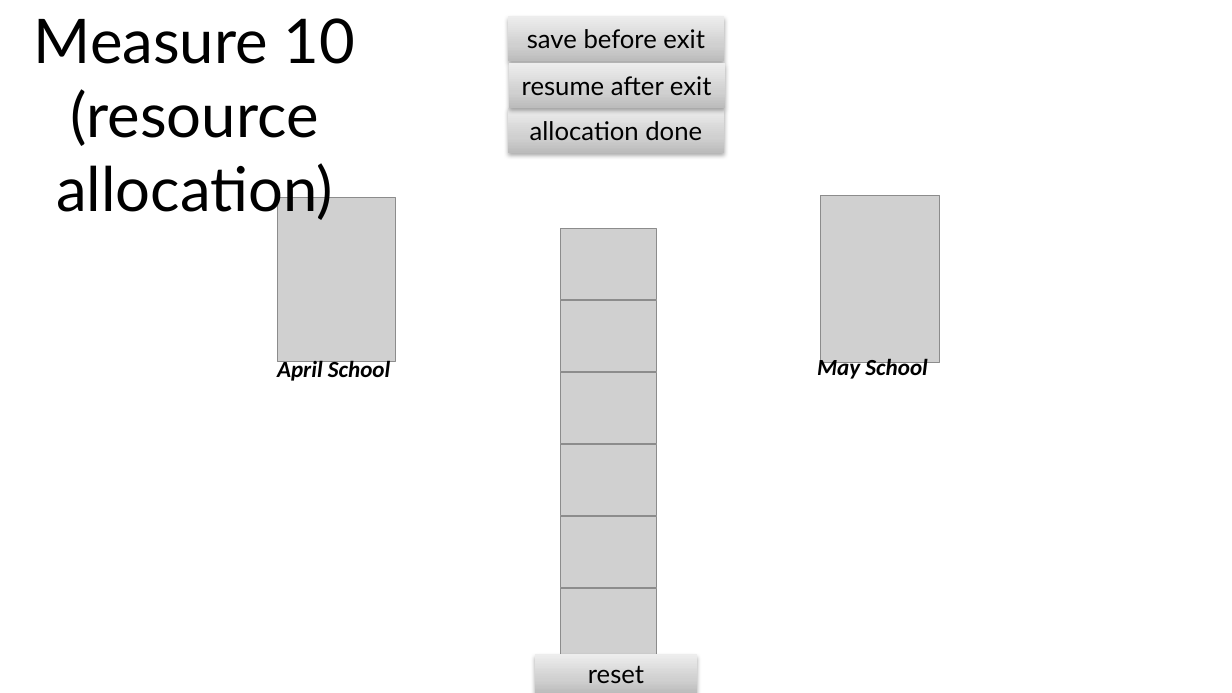
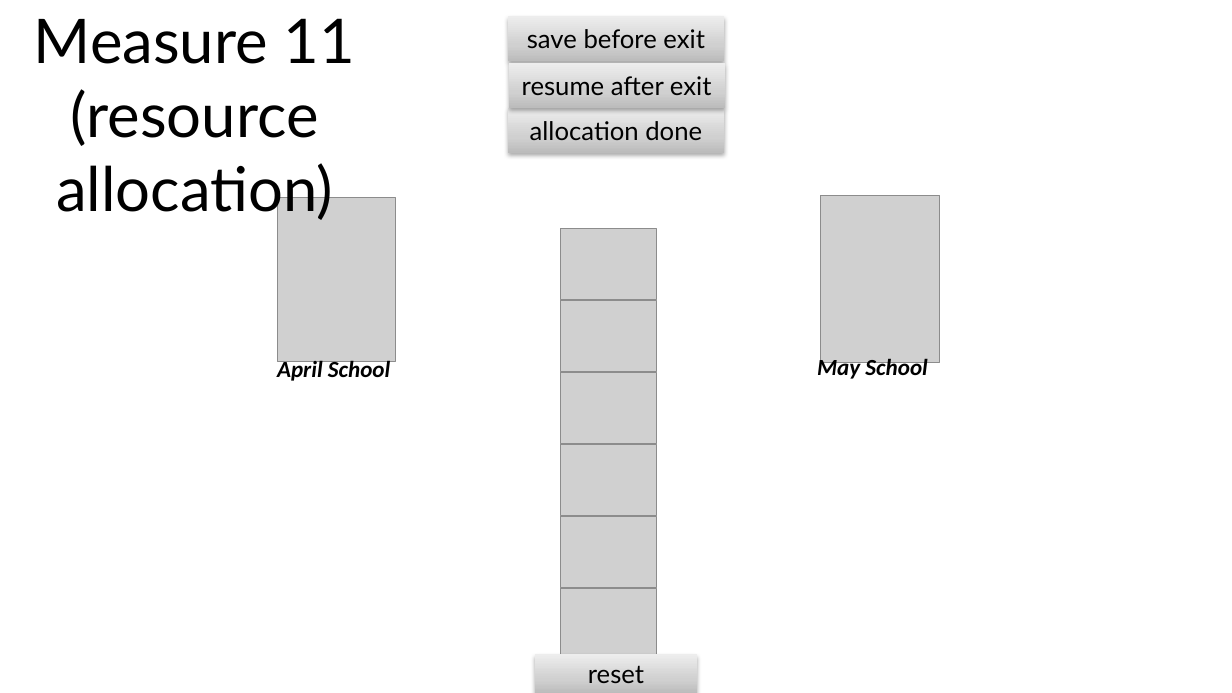
Before and after one commit to mariannazhang/PowerPoint-auto-coding, a slide deck: slide 27 of materials/stimuli.pptm (slide 26 before the commit). Drawn at 1232x693 pixels with LibreOffice and Linux fonts; fonts in the diff are those of the drawing; grey boxes stand for pictures. Boxes give left, top, right and bottom in pixels: in the first picture for what was removed or moved away, otherwise in the second. Text is boxed around its words. In the diff, an @@ line names an element or a change of style, - is before the commit and + after.

```diff
--- a/materials/stimuli.pptm
+++ b/materials/stimuli.pptm
@@ text at (x1=34, y1=18, x2=355, y2=223): text changed @@
-Measure 10 (resource allocation)
+Measure 11 (resource allocation)
```
Also in this commit, not shown: 2 other slides changed, 1 slide added, 2 other files.
